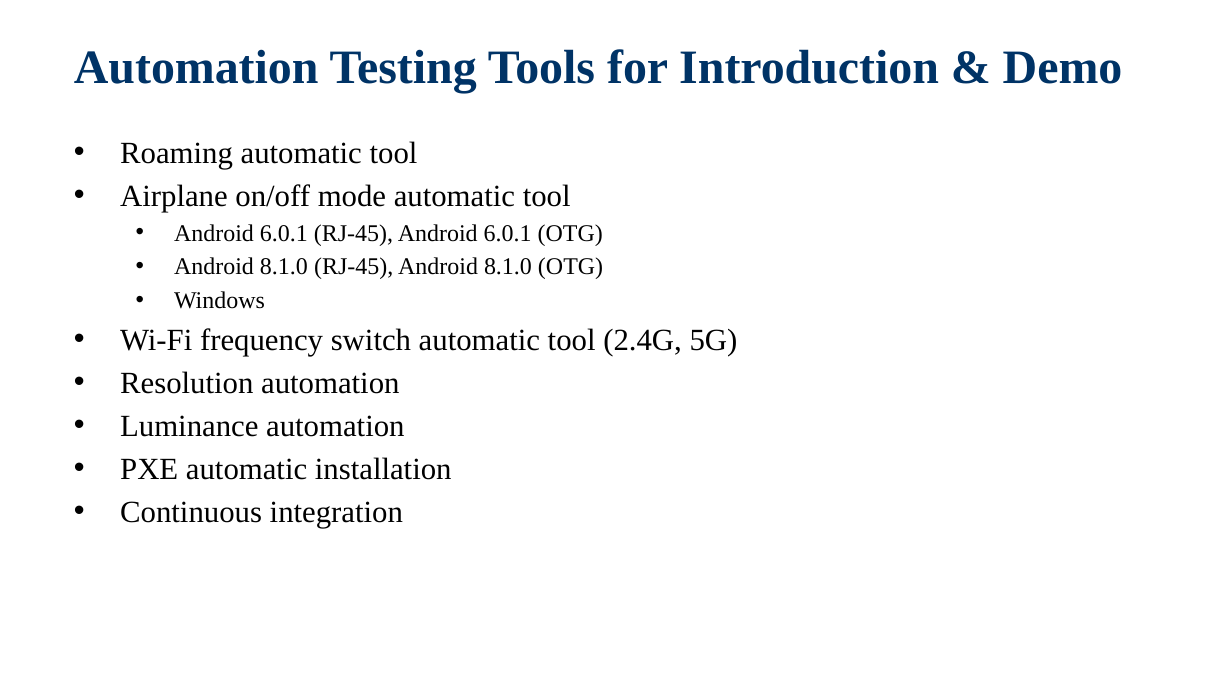
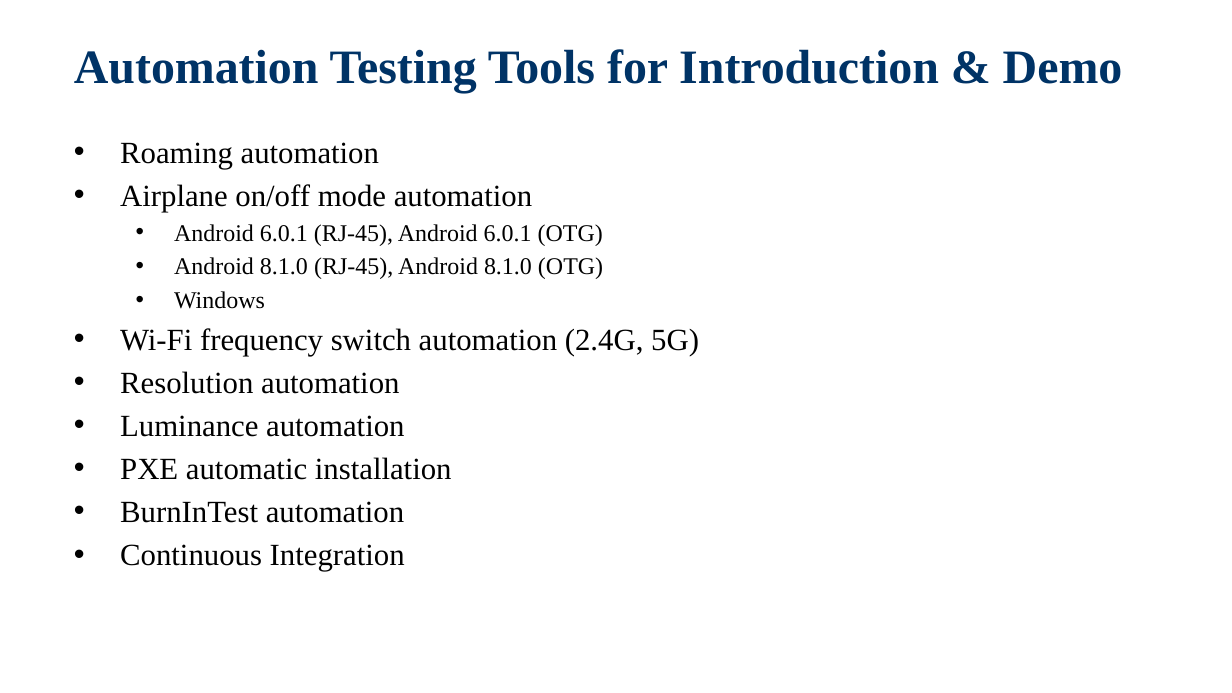
Before and after one commit to jackiejay888/automation, a slide deck: slide 8 of kpi/Test Automation_Demo.pptx. Drawn at 1232x693 pixels with LibreOffice and Linux fonts; fonts in the diff are those of the drawing; background and template pictures are left out. Boxes give left, top, right and bottom in pixels: in the first picture for what was removed or moved away, otherwise in the second. Text is boxed around its words. In the diff, an @@ line names an element or a change of style, - is before the commit and + after.

Commit message:
update test automation for Q1 ppt

```diff
--- a/kpi/Test Automation_Demo.pptx
+++ b/kpi/Test Automation_Demo.pptx
@@ text at bbox=[120, 142, 532, 212]: text changed @@
-• Roaming automatic tool
-• Airplane on/off mode automatic tool
+• Roaming automation
+• Airplane on/off mode automation
@@ text at bbox=[120, 328, 699, 356]: text changed @@
-• Wi-Fi frequency switch automatic tool (2.4G, 5G)
+• Wi-Fi frequency switch automation (2.4G, 5G)
@@ text at bbox=[120, 501, 405, 571]: text changed @@
-• Continuous integration
+• BurnInTest automation
+• Continuous Integration
```
Also in this commit, not shown: 8 other slides changed, 1 slide added.
